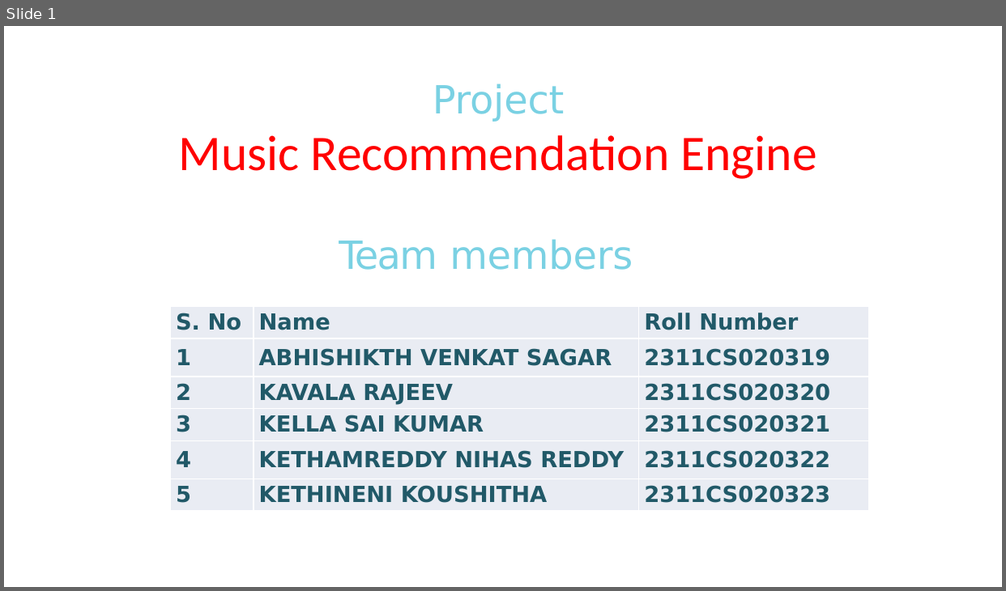
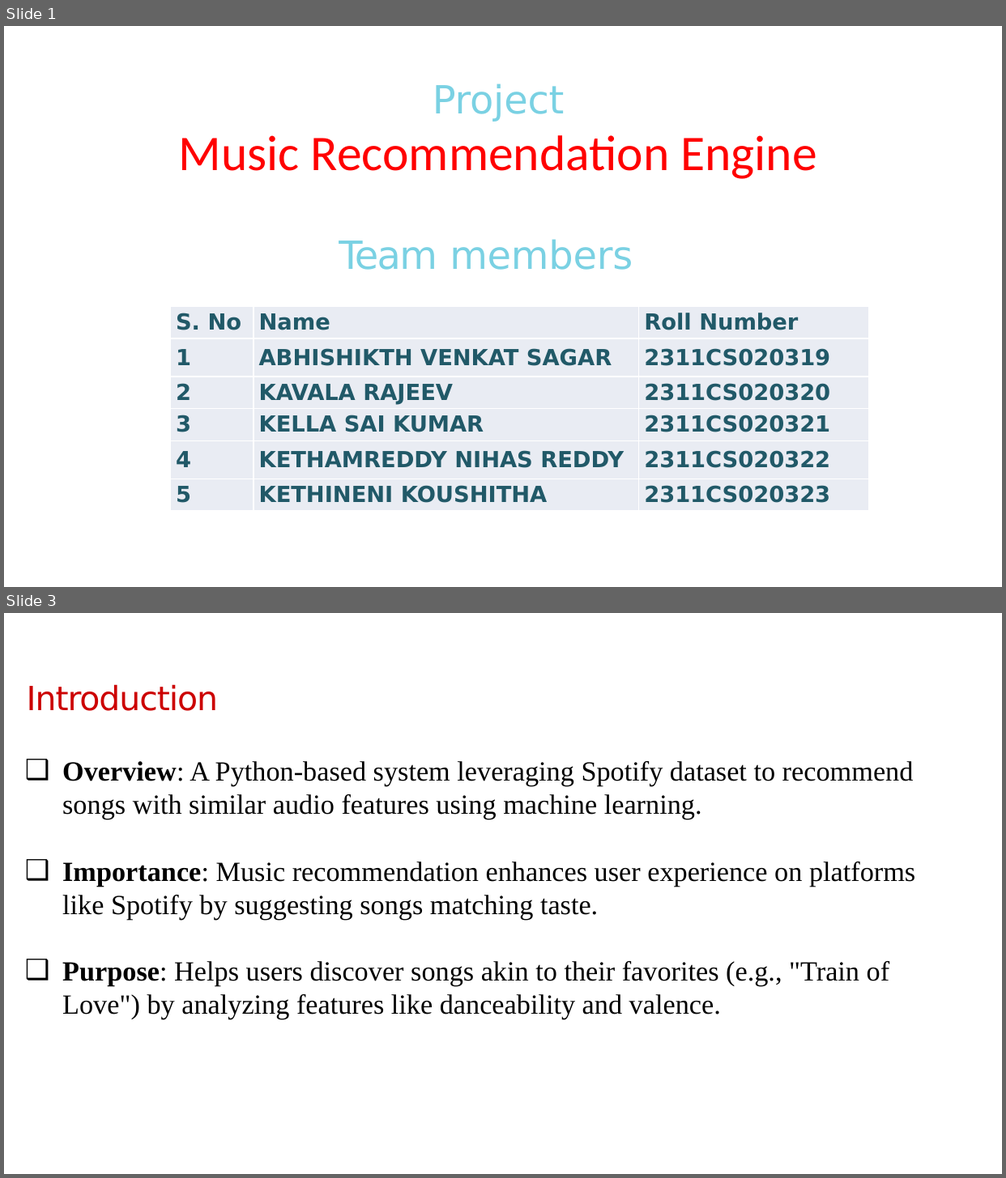
Before and after one commit to Rajeevkavala/Application-Development, a slide deck: Project/Music_Recommendation_Review-1.pptx. Shown one above the other, each under a label of ours: slide 1 before the commit, slides 1 and 3 after it; the slides between them are not shown. The pictures are 1006x591 and 1006x1178 pixels, drawn with LibreOffice and Linux fonts; fonts in the diff are those of the drawing; background and template pictures are left out. Boxes give left, top, right and bottom in pixels: in the first picture for what was removed or moved away, otherwise in the second. Text is boxed around its words. In the diff, an @@ line names an element or a change of style, - is before the commit and + after.

```diff
--- a/Project/Music_Recommendation_Review-1.pptx
+++ b/Project/Music_Recommendation_Review-1.pptx
@@ slide 3 added at [4,613,1002,1174], background #FFFFFF @@
@@ title added at [27,684,218,711], 24 pt, text #CC0000 @@
+Introduction
@@ text added at [62,761,915,1020], 20 pt, text #000000 @@
+❑ Overview: A Python-based system leveraging Spotify dataset to recommend songs with similar audio features using machine learning.
+❑ Importance: Music recommendation enhances user experience on platforms like Spotify by suggesting songs matching taste.
+❑ Purpose: Helps users discover songs akin to their favorites (e.g., "Train of Love") by analyzing features like danceability and valence.
```
Also in this commit, not shown: 3 slides changed, 6 other slides added, 3 slides removed, 5 other files.
